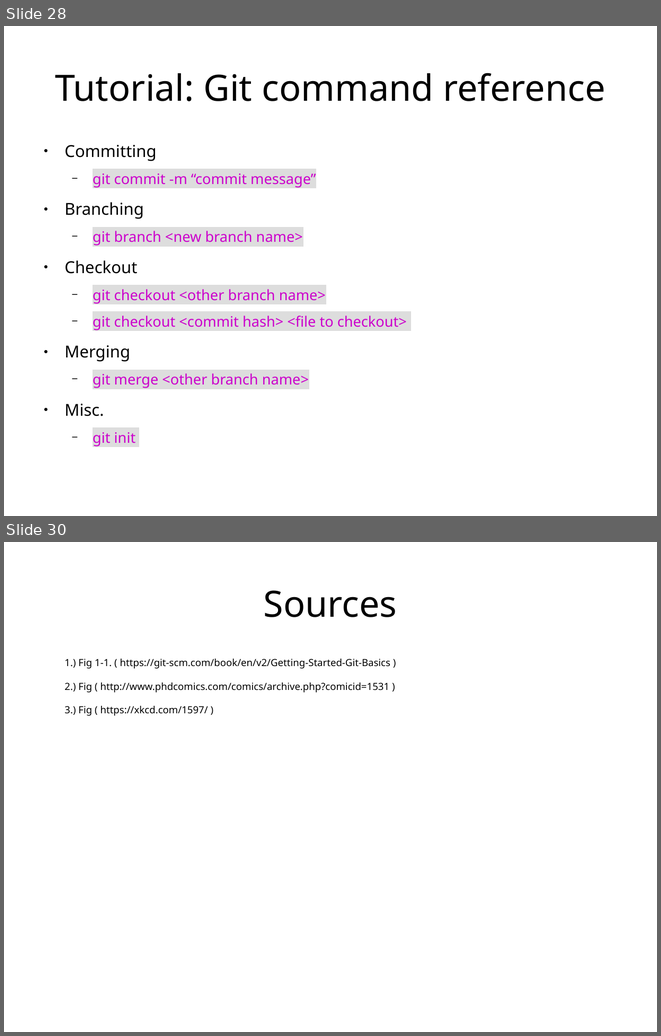
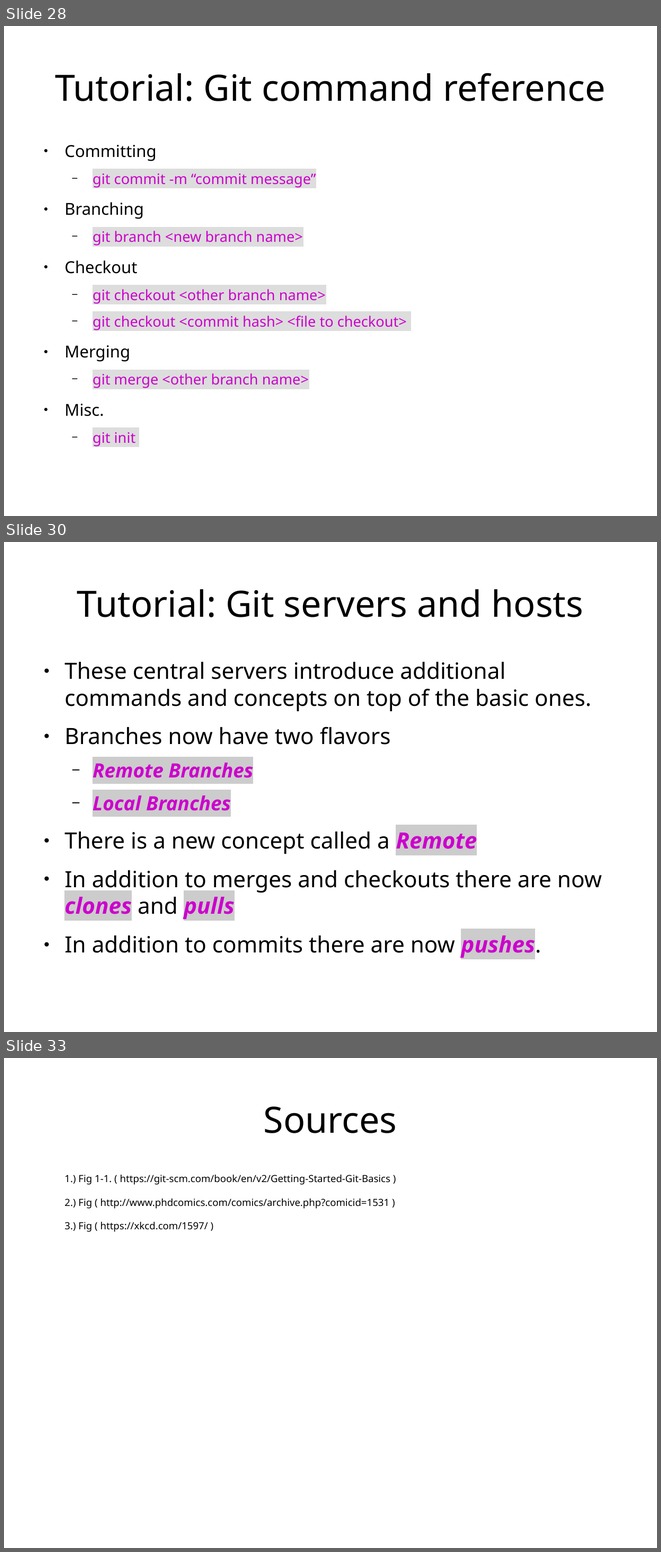
Before and after one commit to ethanwillis/git_presentation, a slide deck: git_presentation_slideshow.odp. Shown one above the other, each under a label of ours: slides 28 and 30 before the commit, slides 28, 30 and 33 after it; the slides between them are not shown. The pictures are 661x1036 and 661x1552 pixels, drawn with LibreOffice and Linux fonts; fonts in the diff are those of the drawing. Boxes give left, top, right and bottom in pixels: in the first picture for what was removed or moved away, otherwise in the second. Text is boxed around its words. In the diff, an @@ line names an element or a change of style, - is before the commit and + after.

Commit message:
Added new stuff about remotes.

```diff
--- a/git_presentation_slideshow.odp
+++ b/git_presentation_slideshow.odp
@@ slide 30 added at (4, 542, 657, 1032), background #FFFFFF @@
@@ title added at (77, 589, 584, 617), 44 pt, text #000000 @@
+Tutorial: Git servers and hosts
@@ text added at (64, 662, 602, 959), 27.2 pt, text #000000 @@
+● These central servers introduce additional commands and concepts on top of the basic ones.
+● Branches now have two flavors
+  − Remote Branches
+  − Local Branches
+● There is a new concept called a Remote
+● In addition to merges and checkouts there are now clones and pulls
+● In addition to commits there are now pushes.
@@ what was slide 30 is now slide 33 @@
```
Also in this commit, not shown: 3 other slides added, 1 slide removed.
